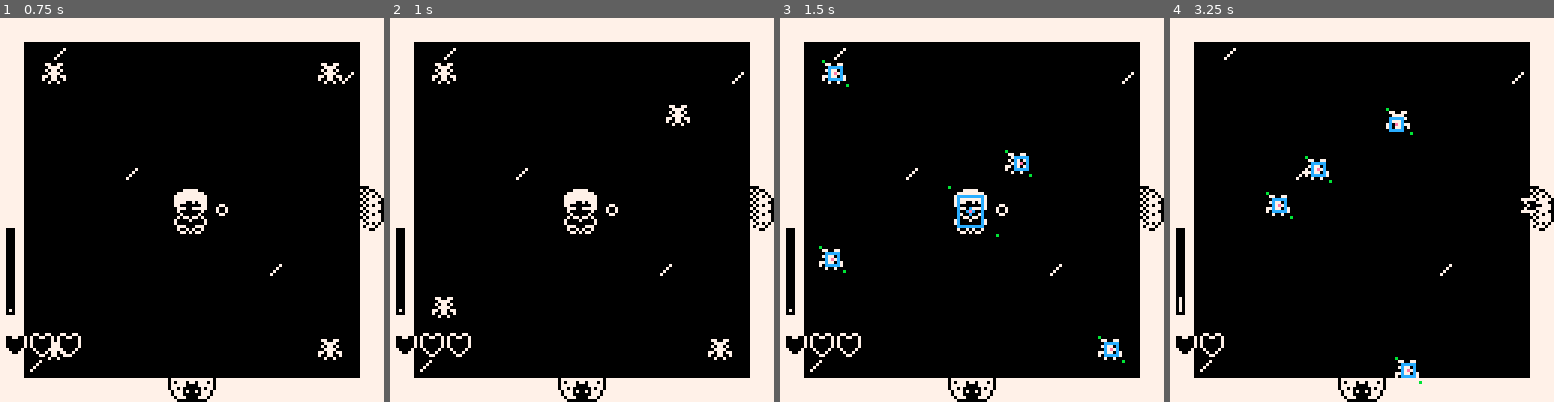
Above: before the commit, frames 1-4 (left to right).
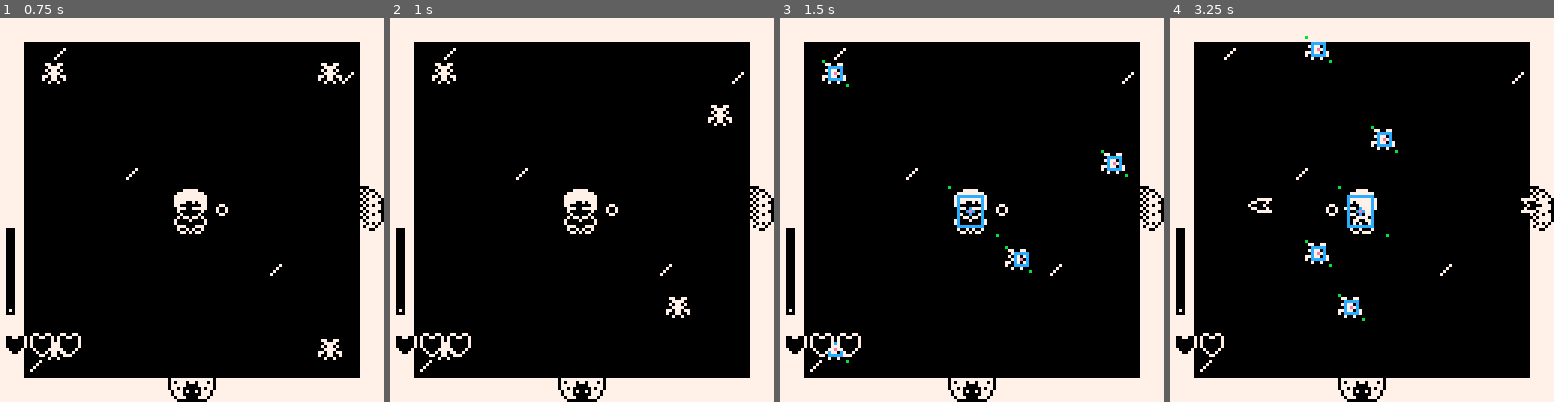
Above: after the commit, the same moments.

Repository: dresseswithpockets/bitjam3
Game: PICO-8 cartridge game.p8
Two runs of this game, one before a commit and one after it. Both use one fixed random seed, a clock stepped at 60 frames per second and the inputs below.
Inputs:
- Up to frame 1 (0.75 s): tap X (X key) at 0.33 s; tap O (Z key) at 0.7 s
- Up to frame 2 (1 s): no input
- Up to frame 3 (1.5 s): tap X (X key) at 1.07 s
- Up to frame 4 (3.25 s): hold Right 1.6-2.1 s; tap O (Z key) every 0.4 s from 1.7 to 2.9 s; tap X (X key) at 1.85, 2.97 s; hold Up 2.15-2.42 s; hold Right 2.47-3.03 s; hold Left from 3.08 s (still down)

Frame 1 is identical in both runs. In frame 2, 0.9% of the frame differs, in the area x 10-90%, y 22-90%; in frame 3, 1.2%; in frame 4, 2.6%, in the area x 2-66%, y 4-96%.

Commit message:
add item - using meter grants you a temporary additional weapon source

Diff:
--- a/game.p8
+++ b/game.p8
@@ -7,7 +7,7 @@
 
 function vec(x,y) return {x=x or 0,y=y or 0} end
 
-function v_polar(l,a) return vec(l*sin(a),l*cos(a)) end
+function v_polar(l,a) return vec(l*cos(a),l*sin(a)) end
 function v_rnd()      return v_polar(1,rnd())          end
 
 function v_cpy(v)     return vec(v.x,v.y) end
@@ -89,25 +89,11 @@
 end
 
 function ply_shoot()
- local bullet=nil
- if ply.form==1 then
-  bullet=b_linear(
-   vec(ply_source_x,ply_source_y),
-   v_mul(ply.sh_dir,spd_bullet),
-   t_player)
-  sfx_shoot.play()
- else
-  bullet=b_seeker(
-   vec(ply_source_x,ply_source_y),
-   v_cpy(ply.sh_dir),
-   t_player,
-   nil, -- use default lifetime
-   ply.near_enemy,
-   spd_seeker)
-  sfx_shoot_seek.play()
- end
- add(bullets,bullet)
- return bullet
+ for source in all(ply_sources) do
+  local bul=source.try_shoot()
+  add(bullets,bul)
+ end
+ sfx_shoot.play()
 end
 
 function has_col(x,y)
@@ -451,14 +437,14 @@
  ply.spd=75/60 -- px/sec
  ply.init()
 
- ply_source=0 -- [0,1)
- ply_source_x=ply.s_center.x
- ply_source_y=ply.s_center.y
+ ply_source_ang=0
+ ply_sources={
+  source(),
+ }
+
  ply_meter=0
  max_meter=50
  meter_decay_spd=1/3
-
- ply_source_spd=1/60
 
  ply_items={}
  ply_spd_shoot_mult=0.85
@@ -501,6 +487,40 @@
  state_normal()
 end
 
+function update_source_offsets()
+ local assumed_count=max(#ply_sources,4)
+ for i=2,#ply_sources do
+  ply_sources[i].off=(i-1)/assumed_count
+ end
+end
+
+function add_source()
+ local s=source()
+ add(ply_sources,s)
+ update_source_offsets()
+ return s
+end
+
+function del_source(s)
+ del(ply_sources,s)
+ update_source_offsets()
+end
+
+function source()
+ local s={
+  off=0,
+  pos=v_cpy(ply.s_center),
+ }
+
+ function s.try_shoot()
+  return b_linear(
+   v_cpy(s.pos),
+   v_mul(ply.sh_dir,spd_bullet),
+   t_player)
+ end
+
+ return s
+end
 -->8
 -- normal update
 function _update60()
@@ -530,11 +550,13 @@
  local use_spd=ply.spd
  if ply.shoot then
   use_spd*=ply_spd_shoot_mult
-  ply_source=atan2(ply.sh_dir.x,ply.sh_dir.y)
- end
-
- ply_source_x=ply.s_center.x+cos(ply_source)*10-2
- ply_source_y=ply.s_center.y+sin(ply_source)*10-2
+  ply_source_ang=v_ang(ply.sh_dir)
+ end
+
+ for source in all(ply_sources) do
+  local source_ang=ply_source_ang+source.off
+  source.pos=v_add(ply.s_center,v_sub(v_polar(10,source_ang),vec(2,2)))
+ end
 
  -- x toggles debug
  if btnp(❎) then
@@ -689,8 +711,8 @@
 	if shoot_timer>0 then
   shoot_timer-=1
  elseif ply.shoot then
-  local b=ply_shoot()
-  shoot_timer=shoot_time*b.rate_mult
+  ply_shoot()
+  shoot_timer=shoot_time
  end
 end
 
@@ -800,7 +822,9 @@
  end
 
  if (ply.iframes%10)<7 or hitsleep>0 then
-  spr(47,ply_source_x,ply_source_y)
+  for source in all(ply_sources) do
+   spr(47,source.pos.x,source.pos.y)
+  end
   ply.draw()
  end
  draw_all(bullets)
@@ -1599,7 +1623,9 @@
  end
 
  function item.on_meter_end()
-  shoot_time+=item.rf_delta
+  if item.rf_delta then
+   shoot_time+=item.rf_delta
+  end
  end
 
  return item
@@ -1613,10 +1639,24 @@
  return item
 end
 
+function i_add_source_on_meter(pos)
+ local item=item_ent(pos,16,48)
+ function item.on_meter_start()
+  item.m_source=add_source()
+ end
+ function item.on_meter_end()
+  if item.m_source then
+   del_source(item.m_source)
+  end
+ end
+ return item
+end
+
 -- shuffle bag of all items
 items={
- i_rapid_fire,
- i_extra_iframes,
+ --i_rapid_fire,
+ --i_extra_iframes,
+ i_add_source_on_meter,
 }
 shuffle(items)
 
@@ -2206,7 +2246,7 @@
  draw_doors()
  draw_all(enemies)
  ply.draw()
- draw_ply_hp()
+ draw_ply_hud()
  poke(0x5f34, 0x2)
  local r=128*(boss_fade_time-state_timer)/boss_fade_time
  circfill(ply.s_center.x,ply.s_center.y,r,0x1800)
Not shown, changed: todo
